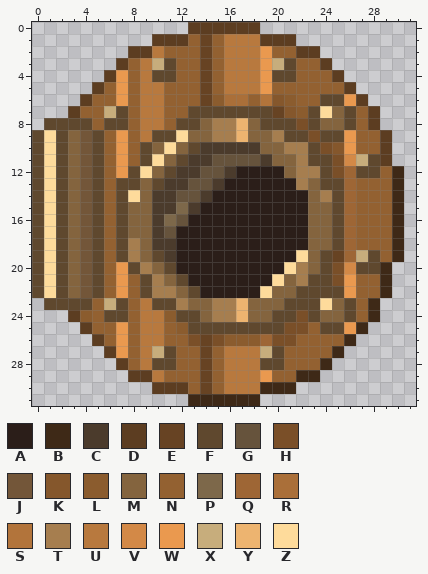
Pixel-art sprite, stored at objects/generic/Porthole/porthole copy.png. Above, as it was before the edit.
The file is 32x32 pixels. Colours within 5 levels of each other are drawn and written as one.
Palette (. is transparent): A #2b1e19  B #3e2917  C #4b3b2c  D #5c3d21  E #674323  F #5f482e  G #66533c  H #7a4f28  J #735639  K #85572c  L #8b5c2e  M #84643e  N #936131  P #7d684a  Q #9e6635  R #aa6f39  S #b2743b  T #a67e4f  U #b8793e  V #d38947  W #ea994f  X #c7ad7c  Y #edb470  Z #fedb9b
Pixels before, first column x 0:
 0 .............DDDDDD............
 1 ..........DDDNENUUUDDD.........
 2 ........DDUNNNENUUUWNNDD.......
 3 .......DNUXFNNENUUUWXFNND......
 4 ......DWNUFFNNENUUUWFFNNND.....
 5 .....DNWNUUNNNENUUUWNNNNNND....
 6 ....DNNWNUUNNNELRRNSKLNNFFWD...
 7 ...DNNXFNUUNNFFFFFFFEKLFZMFND..
 8 .FFFFNFFNUUNFFMTTYMFFFHFMMFND..
 9 FZFMJFNWNUFFZMMTTYMMTFFHFFWNND.
10 FZFMJFNWNFMZMFCCCCCMMTTFHKWNND.
11 FZFMJFNWNFZMFCCGGGGCMMTFFHVXFD.
12 FZFMJFNWFZMFCCGGCAAAAMTTFHQFFNB
13 FZFMJFNFFMFCCGGCAAAAAATMFFQNNNB
14 FZFMJFNFZMCCGGCAAAAAAAAMTFQNNNB
15 FZFMJFNFMMCCPCAAAAAAAAAMMFQNNNB
16 FZFMJFNFMMCPGAAAAAAAAAAMMFQNNNB
17 FZFMJFNFMMCGAAAAAAAAAAAMMFQNNNB
18 FZFMJFNFTMCCAAAAAAAAAAAMMFQNNNB
19 FZFMJFNFTMFCAAAAAAAAAAZMFEQXFNB
20 FZFMJFNWFTMFAAAAAAAAAZTMFHVFFB.
21 FZFMJFNWNFTMFAAAAAAAZMTFFHWNNB.
22 FZFMJFNWNFTTMFAAAAAZMMFFFFWNNB.
23 .FFFFNXFNUFFTMMTTYMMMFFFZMFNB..
24 ...DLNFFNUULFFMTTYMMFFHFMMFNB..
25 ....DNNWNUUNLFFFFFFFFHHNFFWB...
26 .....DNWNUUNNHEHLLLQHHNNNNB....
27 ......DWNUXFNNENUUUXFNNNNB.....
28 .......DNUFFNNENUUUFFNNNB......
29 ........DDUNNNENUUUWNNBB.......
30 ..........DDDNENUUUBBB.........
31 .............BBBBBB............
After:
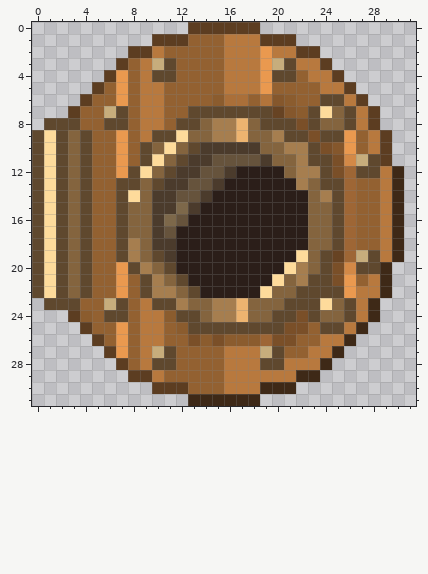
The exact change:
Colour J gives way to colour F in rows 9 to 22 at x 4.
Colour E gives way to colour L in row 26 at x 14.
Colour E gives way to colour N in rows 1 to 6 at x 14; in rows 27 to 30 at x 14.
Colour F gives way to colour N in row 8 at x 4; in rows 9 to 22 at x 5; in row 23 at x 4.
Colour N gives way to colour U in row 2 at x 20 to 21; in row 3 at x 22 to 23; in row 4 at x 23 to 24; in row 5 at x 24 to 25; in rows 7 to 8 at x 27; in rows 9 to 10 at x 28.
Colour N gives way to colour U in rows 12 to 19 at x 29; in row 21 at x 28; in row 22 at x 27 to 28; in rows 23 to 24 at x 27; in row 26 at x 24 to 25; in row 27 at x 23 to 24.
Colour N gives way to colour U in row 28 at x 21 to 23; in row 29 at x 20 to 21.
Colour W gives way to colour U in row 6 at x 26; in row 25 at x 26; in row 29 at x 19.
Changed places in both pictures, as pixel boxes (x1, y1, x2, y2):
changed: (200, 34, 212, 106)
changed: (260, 46, 392, 382)
changed: (80, 118, 104, 310)
changed: (200, 334, 212, 394)
